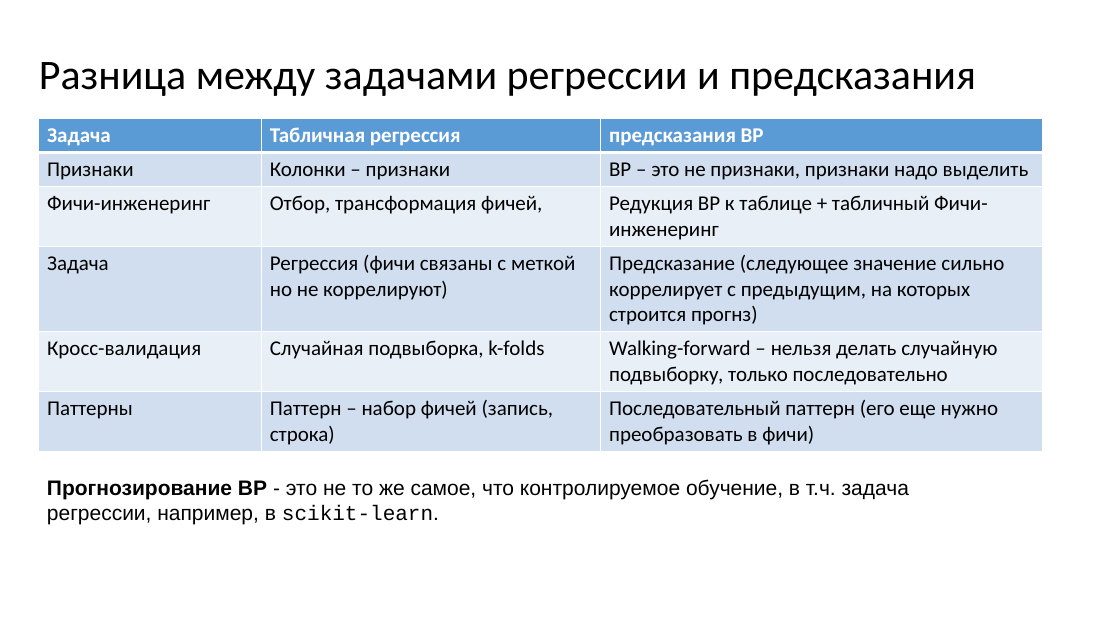
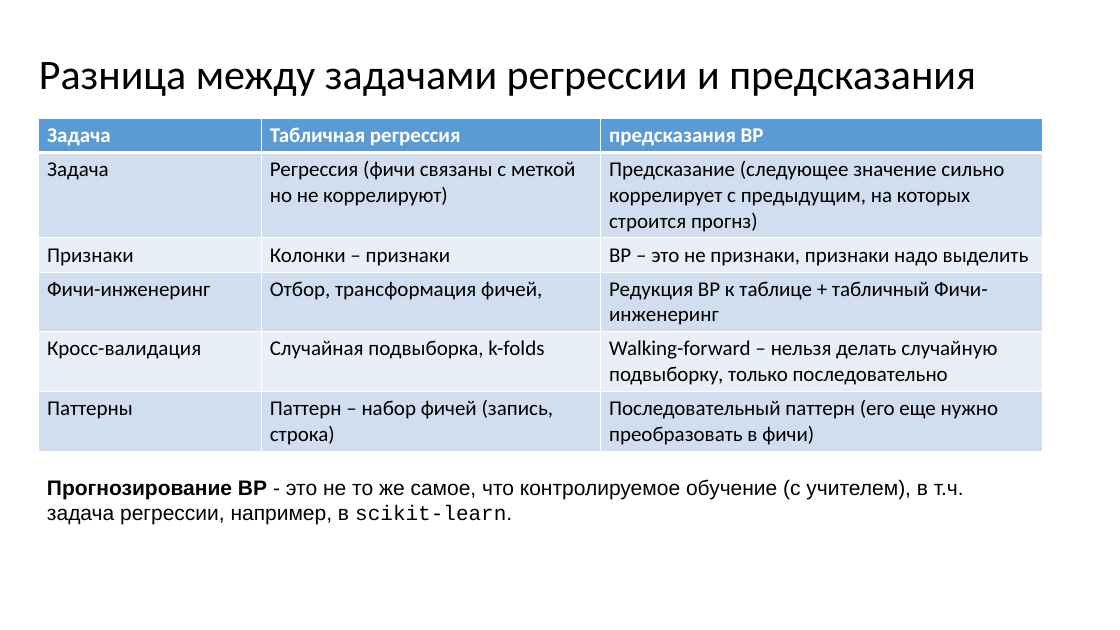
Before and after one commit to MVRonkin/TimeSeriesCourse, a slide deck: slide 7 of 2025/LEC/05-1 методы машинного обучения для анализа ВР.pptx (slide 6 before the commit). Drawn at 1120x630 pixels with LibreOffice and Linux fonts; fonts in the diff are those of the drawing. Boxes give left, top, right and bottom in pixels: in the first picture for what was removed or moved away, otherwise in the second. Text is boxed around its words. In the diff, an @@ line names an element or a change of style, - is before the commit and + after.

```diff
--- a/2025/LEC/05-1 методы машинного обучения для анализа ВР.pptx
+++ b/2025/LEC/05-1 методы машинного обучения для анализа ВР.pptx
@@ table at <box>39,118,1043,449</box> @@
+row 2: Задача | Регрессия (фичи связаны с меткой но не коррелируют) | Предсказание (следующее значение сильно коррелирует с предыдущим, на которых строится прогнз)
-row 4: Задача | Регрессия (фичи связаны с меткой но не коррелируют) | Предсказание (следующее значение сильно коррелирует с предыдущим, на которых строится прогнз)
@@ text at <box>47,479,964,525</box>: text changed @@
-Прогнозирование ВР - это не то же самое, что контролируемое обучение, в т.ч. задача регрессии, например, в scikit-learn.
+Прогнозирование ВР - это не то же самое, что контролируемое обучение (с учителем), в т.ч. задача регрессии, например, в scikit-learn.
```
Also in this commit, not shown: 5 other slides changed, 6 slides added, 5 slides removed, 2 other files.
